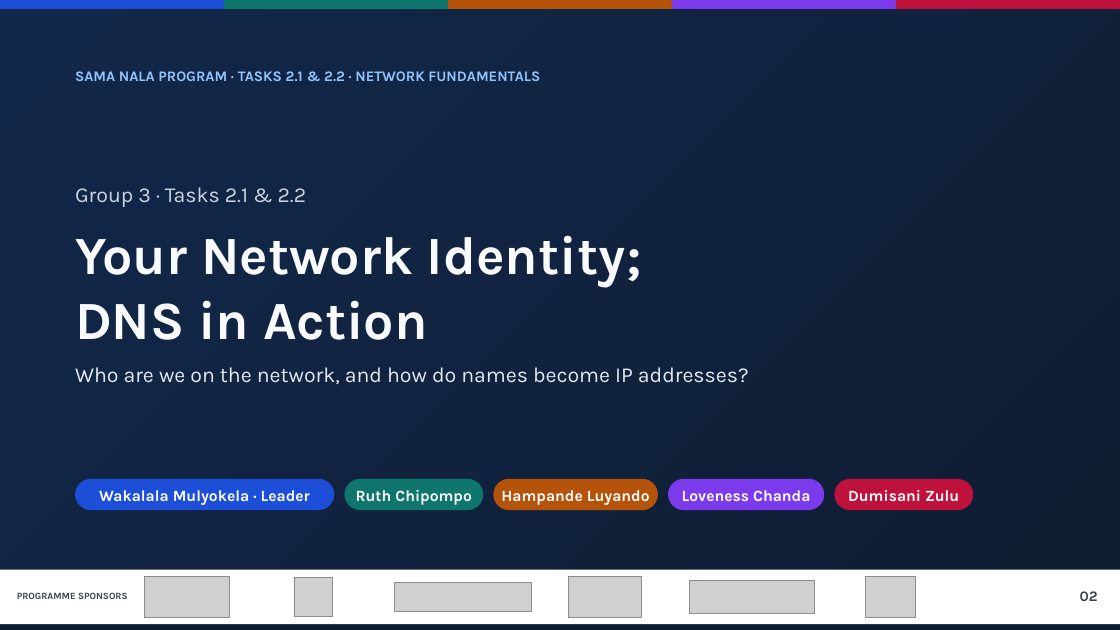
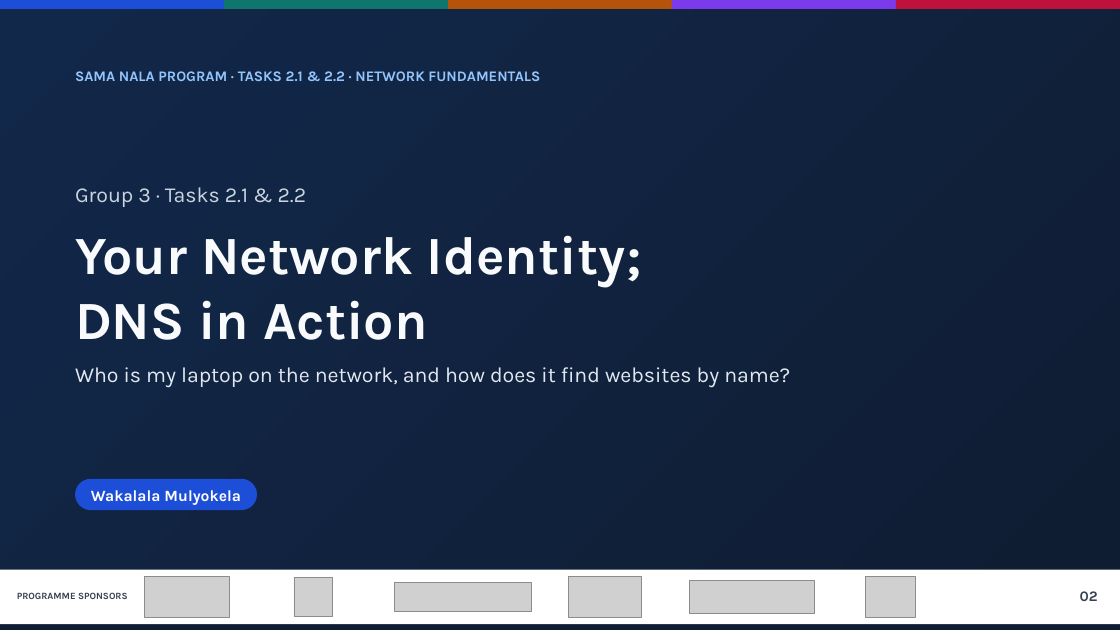
Before and after one commit to wakalala-droid/LightRays, a slide deck: slide 2 of group3-network-identity/Group3_Network_Identity_DNS_Redesign.pptx. Drawn at 1120x630 pixels with LibreOffice and Linux fonts; fonts in the diff are those of the drawing; grey boxes stand for pictures. Boxes give left, top, right and bottom in pixels: in the first picture for what was removed or moved away, otherwise in the second. Text is boxed around its words. In the diff, an @@ line names an element or a change of style, - is before the commit and + after.

```diff
--- a/group3-network-identity/Group3_Network_Identity_DNS_Redesign.pptx
+++ b/group3-network-identity/Group3_Network_Identity_DNS_Redesign.pptx
@@ text at bbox=[75, 367, 790, 388]: text changed @@
-Who are we on the network, and how do names become IP addresses?
+Who is my laptop on the network, and how does it find websites by name?
@@ rounded rectangle "Wakalala Mulyokela": place and size @@
-rounded rectangle "Wakalala Mulyokela" at bbox=[75, 479, 334, 510]
+rounded rectangle "Wakalala Mulyokela" at bbox=[75, 479, 257, 510]
@@ rounded rectangle removed at bbox=[344, 479, 483, 510] @@
-Ruth Chipompo
@@ rounded rectangle removed at bbox=[493, 479, 658, 510] @@
-Hampande Luyando
@@ rounded rectangle removed at bbox=[668, 479, 824, 510] @@
-Loveness Chanda
@@ rounded rectangle removed at bbox=[834, 479, 973, 510] @@
-Dumisani Zulu
@@ text in rounded rectangle at bbox=[91, 490, 241, 505]: text changed @@
-Wakalala Mulyokela · Leader
+Wakalala Mulyokela
```
Also in this commit, not shown: 6 other slides changed, 1 slide added, 2 slides removed, 2 other files.
